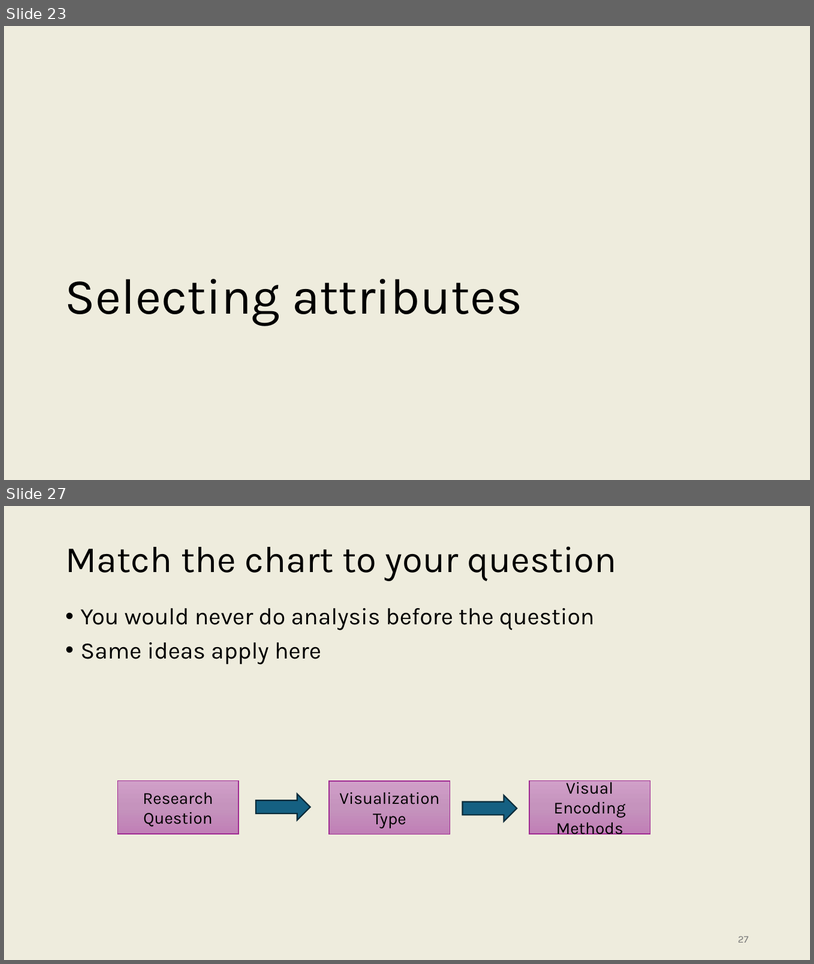
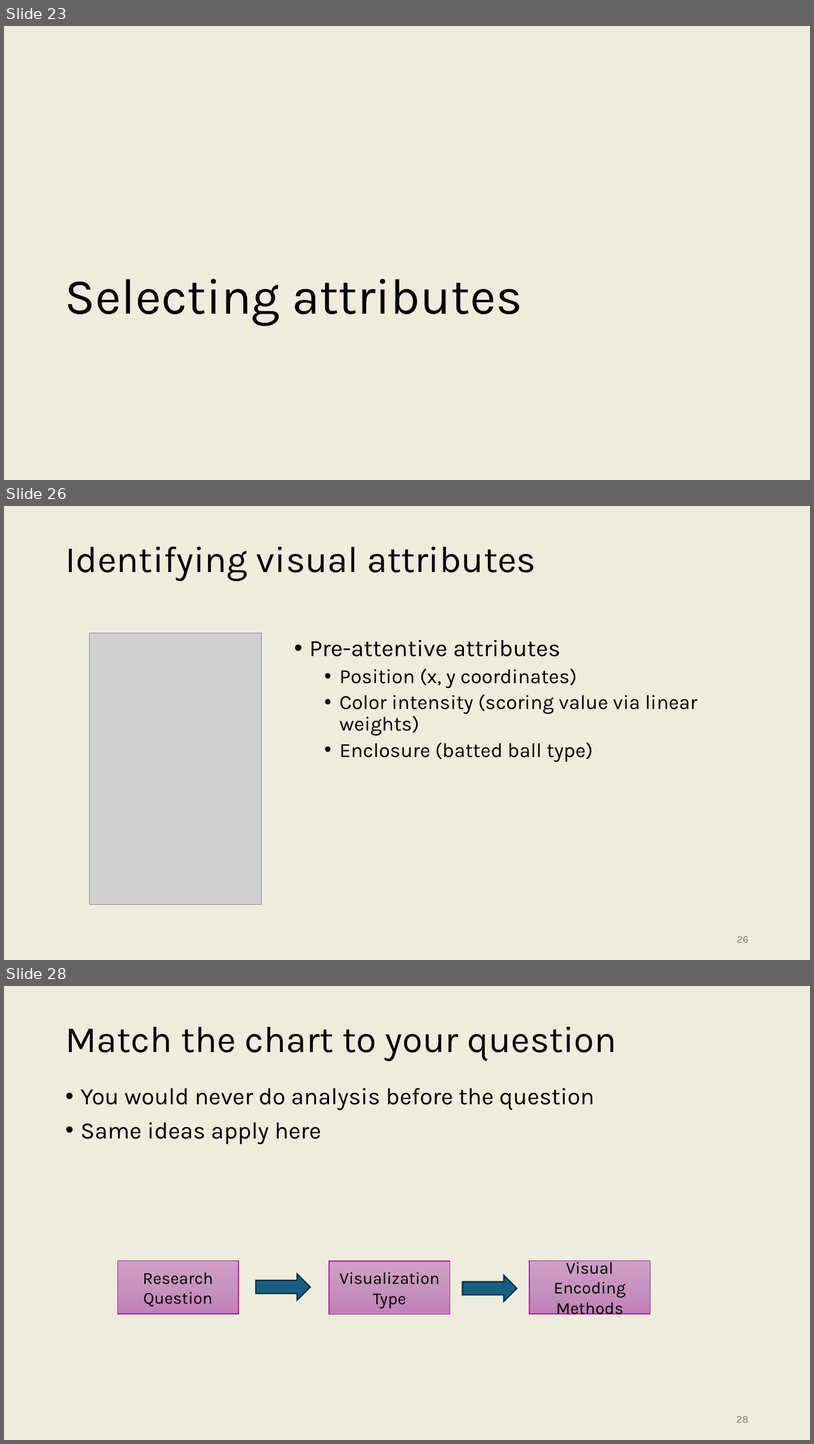
Before and after one commit to onishisaryu/HES-3000-Sports-Data-Analytics, a slide deck: pptx/Lecture7.pptx. Shown one above the other, each under a label of ours: slides 23 and 27 before the commit, slides 23, 26 and 28 after it; the slides between them are not shown. The pictures are 814x964 and 814x1444 pixels, drawn with LibreOffice and Linux fonts; fonts in the diff are those of the drawing; grey boxes stand for pictures. Boxes give left, top, right and bottom in pixels: in the first picture for what was removed or moved away, otherwise in the second. Text is boxed around its words. In the diff, an @@ line names an element or a change of style, - is before the commit and + after.

```diff
--- a/pptx/Lecture7.pptx
+++ b/pptx/Lecture7.pptx
@@ slide 26 added at (x1=4, y1=506, x2=810, y2=960), background #EEECDD @@
@@ title added at (x1=65, y1=546, x2=537, y2=581), 44 pt, text #000000 @@
+Identifying visual attributes
@@ picture added at (x1=90, y1=633, x2=262, y2=904) @@
@@ text added at (x1=309, y1=640, x2=698, y2=762), 24 pt, text #000000 @@
+• Pre-attentive attributes
+  • Position (x, y coordinates)
+  • Color intensity (scoring value via linear weights)
+  • Enclosure (batted ball type)
@@ page number added at (x1=737, y1=936, x2=749, y2=942), 12 pt, text #797979 @@
+26
@@ what was slide 27 is now slide 28 @@
@@ page number at (x1=737, y1=1416, x2=749, y2=1422): text changed @@
-27
+28
```
Also in this commit, not shown: 3 slides changed, 7 other slides added, 4 slides removed.
